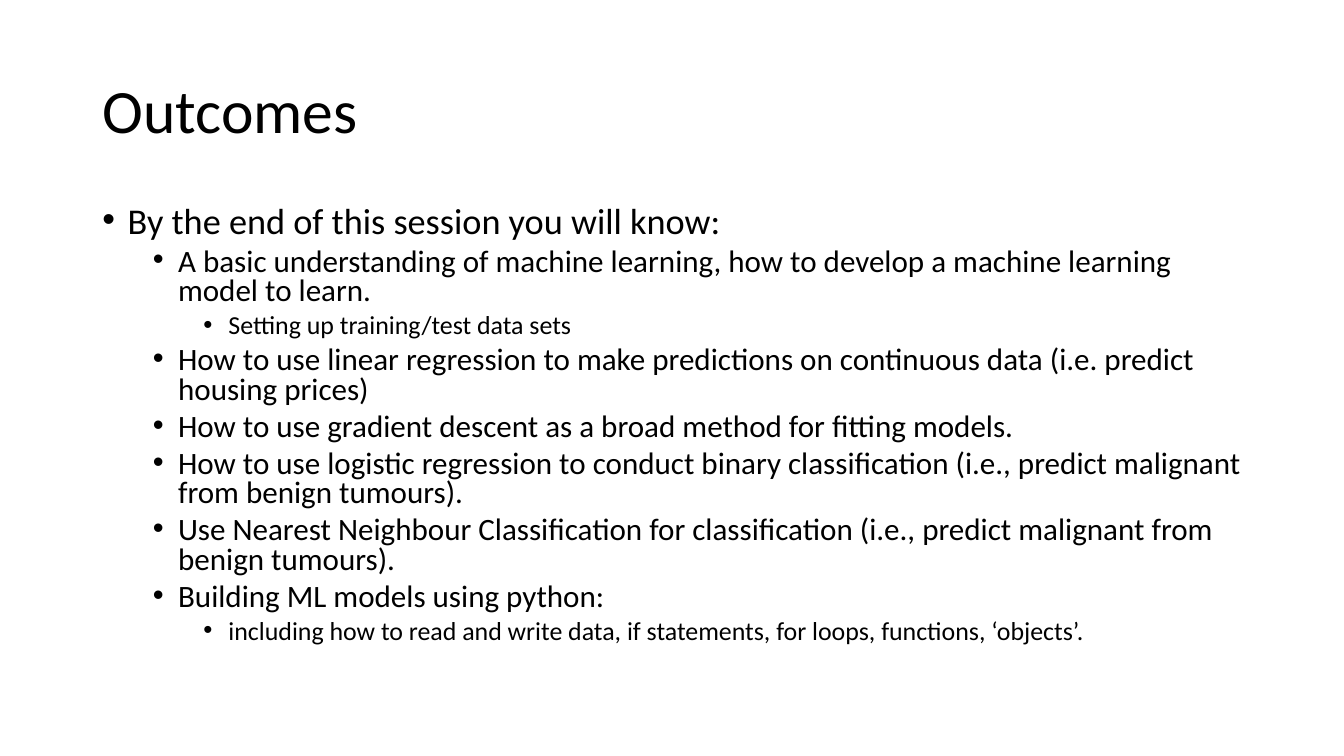
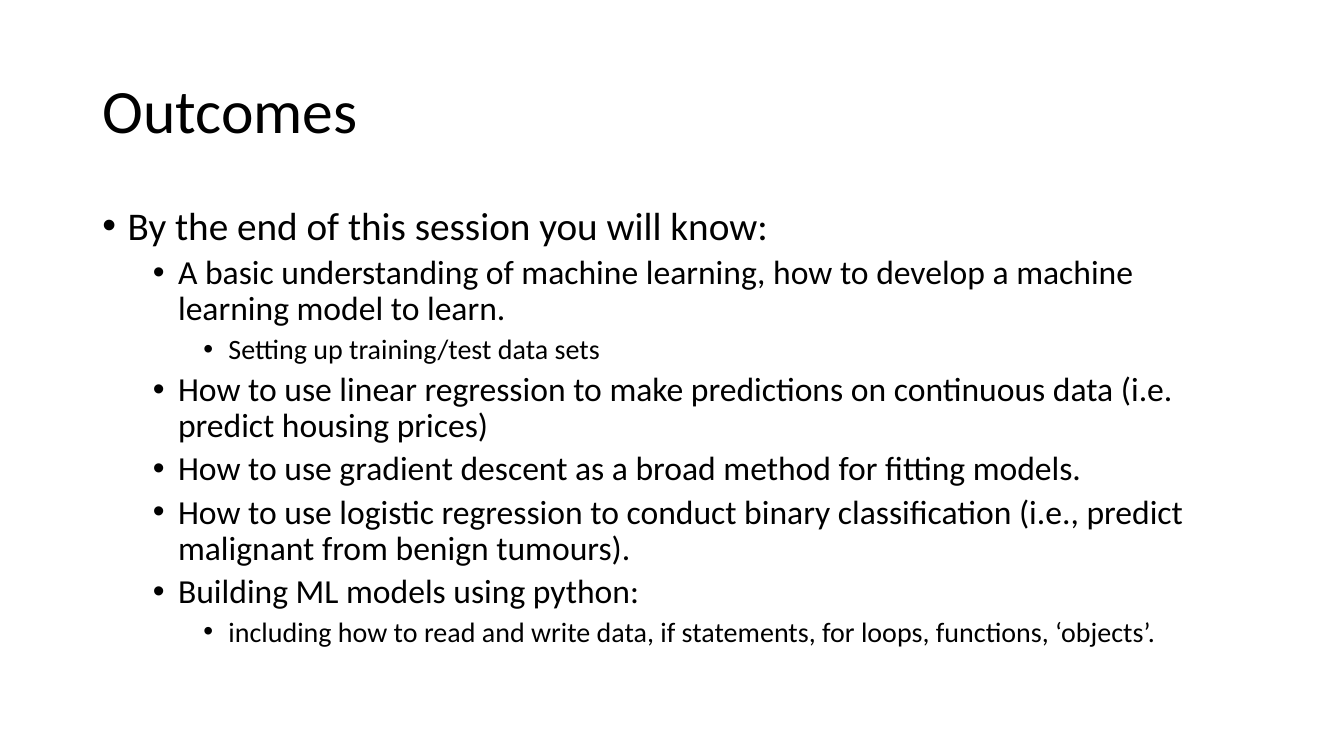
Before and after one commit to LMP-ML-workshop/ML_workshop_series, a slide deck: slide 3 of 19-5-26__ML_workshop_week1.pptm (slide 2 before the commit). Drawn at 1344x756 pixels with LibreOffice and Linux fonts; fonts in the diff are those of the drawing. Boxes give left, top, right and bottom in pixels: in the first picture for what was removed or moved away, otherwise in the second. Text is boxed around its words. In the diff, an @@ line names an element or a change of style, - is before the commit and + after.

```diff
--- a/19-5-26__ML_workshop_week1.pptm
+++ b/19-5-26__ML_workshop_week1.pptm
@@ text "By the end of this ..." at [128,212,1183,647]: size 25.9 to 28 pt in "By the end of this session you ..."; size 22.2 to 24 pt in "A basic understanding of machine learning, how ...", "How to use linear regression to make ...", "How to use gradient descent as a ...", "How to use logistic regression to conduct ..." and 1 more places; size 18.5 to 20 pt in "Setting up training/test data sets", "including how to read and write data, ..."; line spacing 0.8 to 0.9 @@
@@ text at [178,517,1213,576]: paragraph removed @@
-  • Use Nearest Neighbour Classification for classification (i.e., predict malignant from benign tumours).
```
Also in this commit, not shown: 4 other slides changed, 3 slides added, 1 slide removed.
